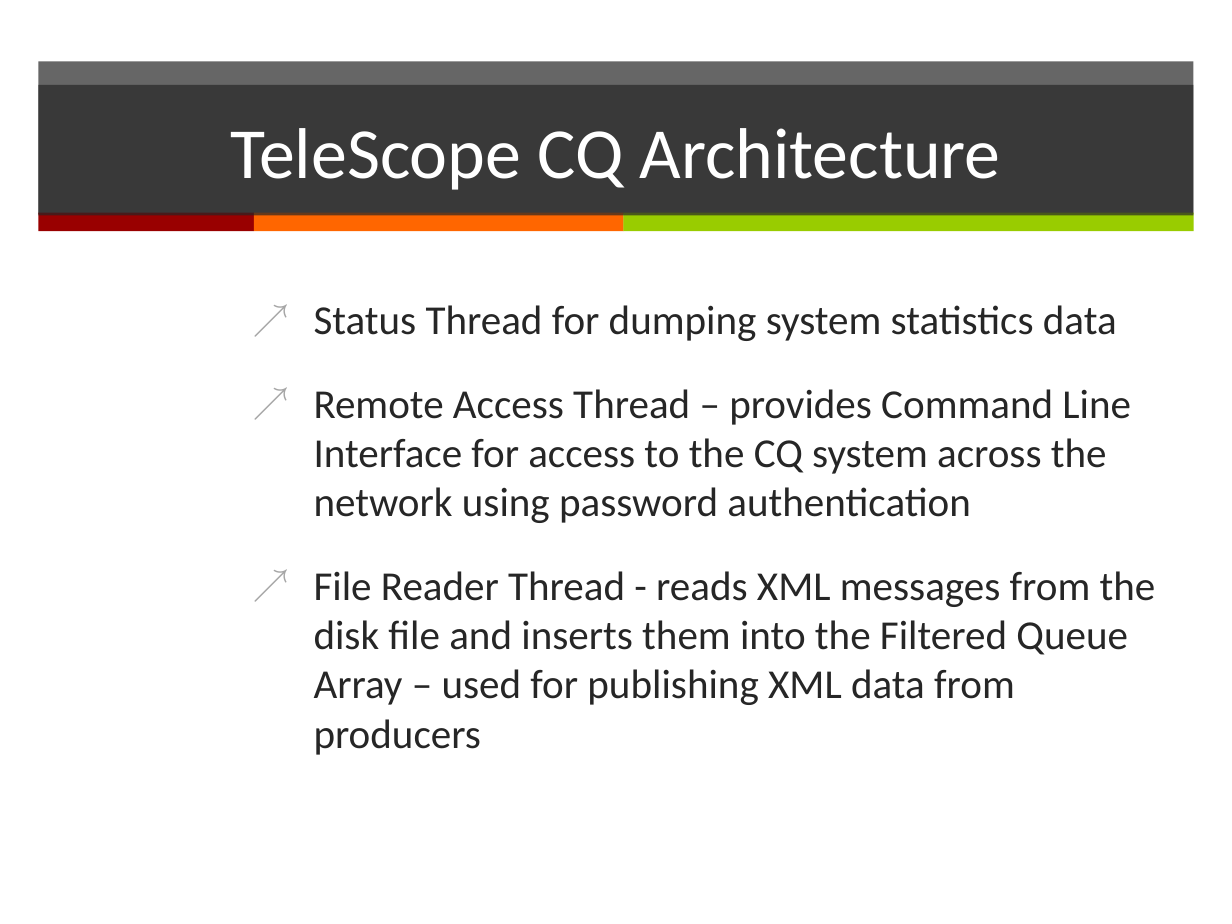
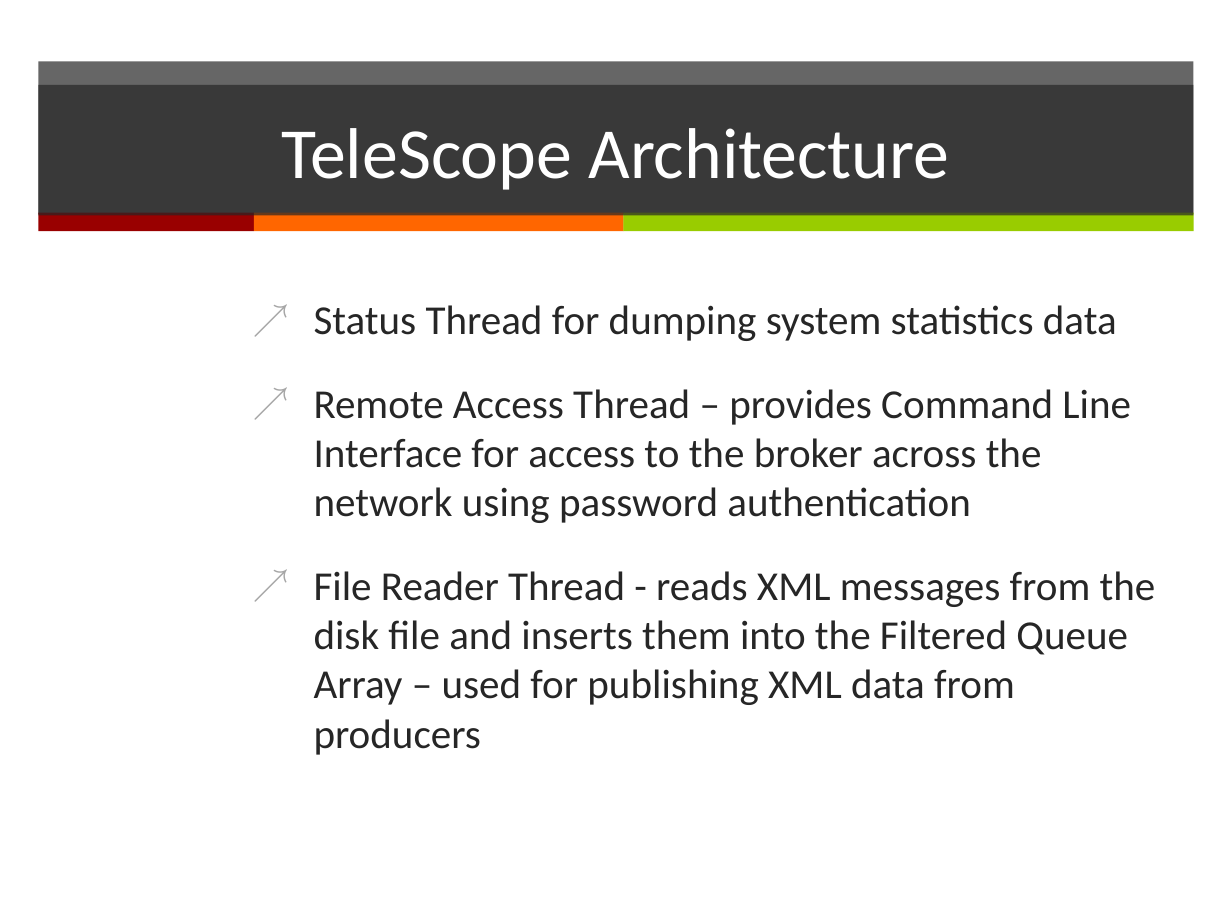
Before and after one commit to kirillbelyaev/telescope, a slide deck: slide 23 of doc/TeleScope.pptx. Drawn at 1232x924 pixels with LibreOffice and Linux fonts; fonts in the diff are those of the drawing. Boxes give left, top, right and bottom in pixels: in the first picture for what was removed or moved away, otherwise in the second. Text is boxed around its words. In the diff, an @@ line names an element or a change of style, - is before the commit and + after.

Commit message:
updated presentation

```diff
--- a/doc/TeleScope.pptx
+++ b/doc/TeleScope.pptx
@@ title at [282, 128, 949, 190]: text changed @@
-TeleScope CQ Architecture
+TeleScope Architecture
@@ text at [314, 389, 1131, 523]: text changed @@
-↗ Remote Access Thread – provides Command Line Interface for access to the CQ system across the network using password authentication
+↗ Remote Access Thread – provides Command Line Interface for access to the broker across the network using password authentication
```
Also in this commit, not shown: 12 other slides changed.
